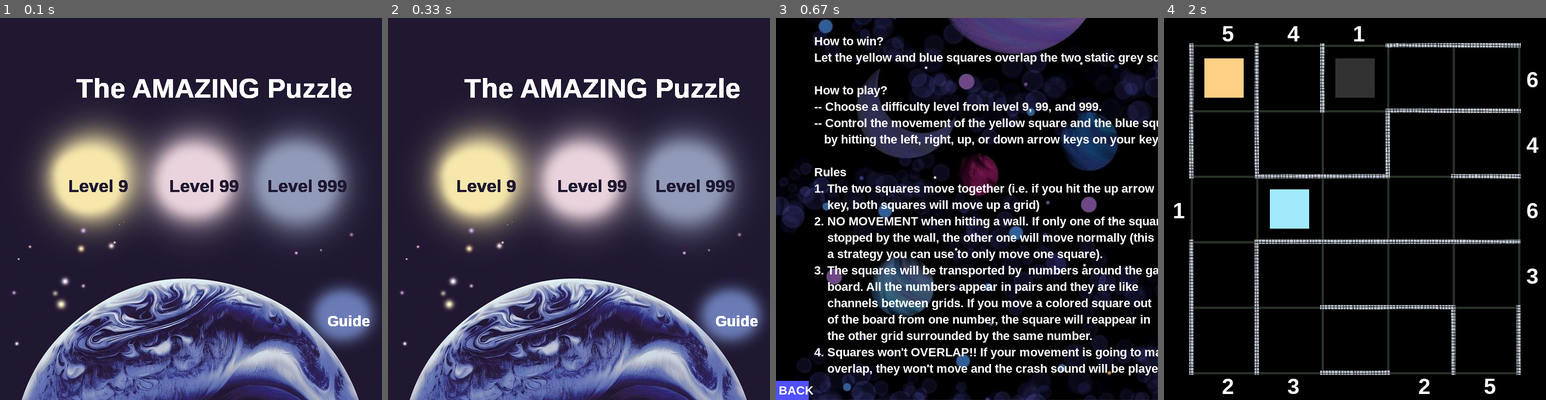
Above: before the commit, frames 1-4 (left to right).
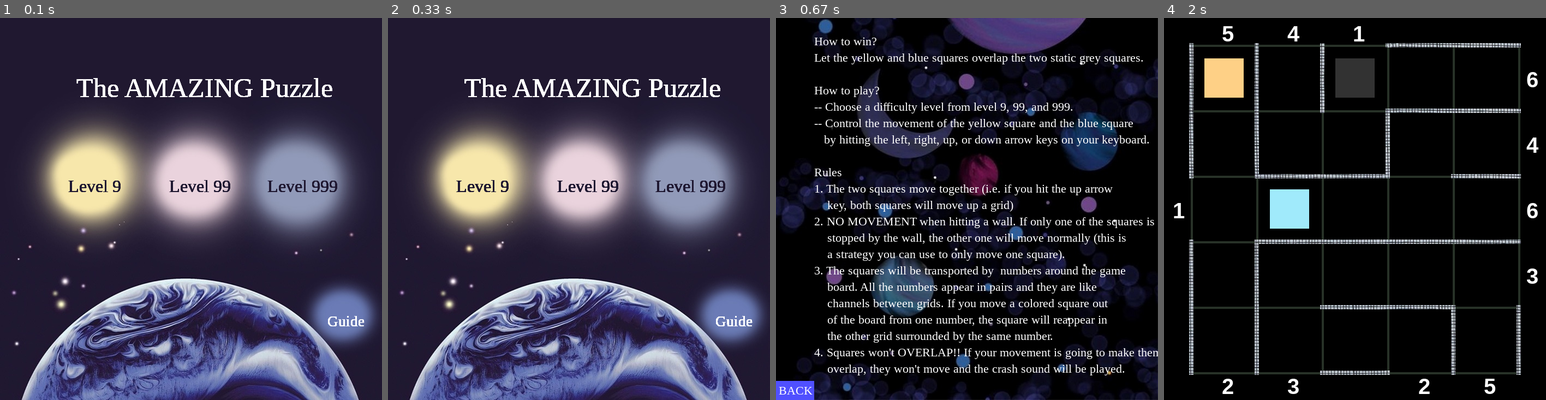
Above: after the commit, the same moments.

Repository: MackieZhou/Amazing-Puzzle
Game: pygame game, started from Project.py
The game is run twice, just before and just after one commit, with the same random seed, the same clock (stepped at 60 frames per second) and the same inputs.
Inputs (mouse positions are in pixels of both pictures, inside the frame that each line leads up to):
- Up to frame 1 (0.1 s): no input
- Up to frame 2 (0.33 s): no input
- Up to frame 3 (0.67 s): click "Guide" at 0.38 s
- Up to frame 4 (2 s): click (1179, 388) at 0.72 s; click "Level 999" at 1.05 s; hold Right 1.33-1.8 s; move the mouse to (1358, 235) at 1.37 s; hold Up from 1.83 s (still down)

The runs differ from the first frame. In frame 1, 2.8% of the frame differs, in the area x 17-97%, y 15-81%; in frame 2, 2.7%; in frame 3, 17%, in the area x 0-100%, y 4-100%; in frame 4, nothing differs.

Commit message:
font changed

Diff:
--- a/Project.py
+++ b/Project.py
@@ -180,7 +180,7 @@
         rule17 = gameText(t17, 22, white, (70, 570), (50, 560, 0, 0), black)
         rule18 = gameText(t18, 22, white, (70, 600), (50, 590, 0, 0), black)
         rule19 = gameText(t19, 22, white, (70, 630), (50, 590, 0, 0), black)
-        quitbut = gameText('BACK', 22, white, (5, 670), (0, 665, 60, 35), blue)
+        quitbut = gameText('BACK', 22, white, (5, 670), (0, 665, 70, 35), blue)
 
         rule1.draw(win)
         rule2.draw(win)
--- a/gameText.py
+++ b/gameText.py
@@ -4,6 +4,9 @@
 
 class gameText():
     """create a text object with a rectangle background under it"""
+
+    # set a default font for this class
+    def_font = "Times new roman"
 
     def __init__(self, text, textSize, textcolor, textpos, bgSize, bgcolor):
         """text is a string; txtSize is an integer;
@@ -23,7 +26,7 @@
         self.bgcolor = bgcolor
 
         # create the text surface and render it
-        font = pygame.font.SysFont("arial", self.textSize, True, False)
+        font = pygame.font.SysFont(gameText.def_font, self.textSize, False, False)
         self.text = font.render(self.txt, True, self.textcolor)
 
         self.bg = pygame.Rect(bgSize[0], bgSize[1], bgSize[2], bgSize[3])
